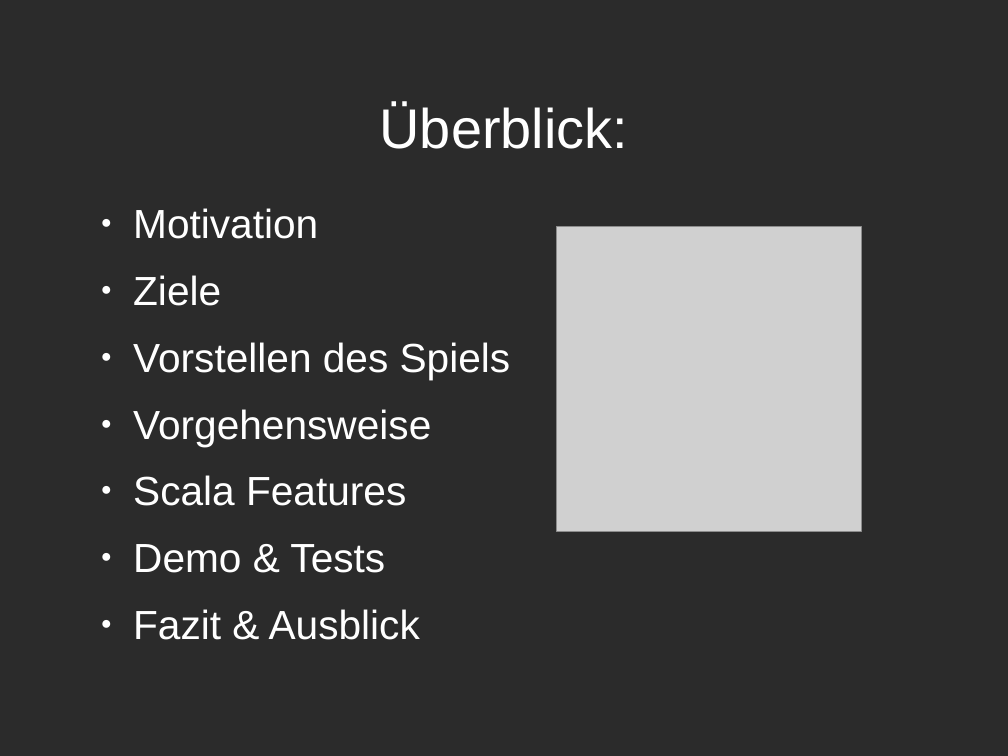
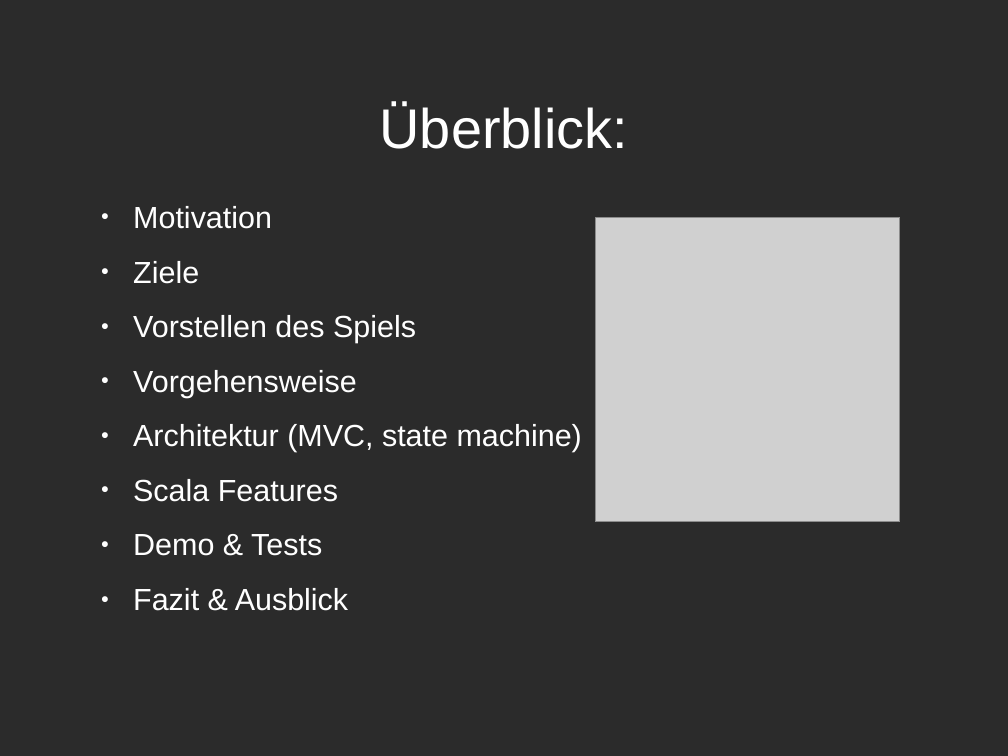
Before and after one commit to Jaykhum/dicewar, a slide deck: slide 2 of doc/Dicewars.odp. Drawn at 1008x756 pixels with LibreOffice and Linux fonts; fonts in the diff are those of the drawing; grey boxes stand for pictures; background and template pictures are left out; a plain dark background stands for a picture behind light text. Boxes give left, top, right and bottom in pixels: in the first picture for what was removed or moved away, otherwise in the second. Text is boxed around its words. In the diff, an @@ line names an element or a change of style, - is before the commit and + after.

```diff
--- a/doc/Dicewars.odp
+++ b/doc/Dicewars.odp
@@ text at <box>133,206,416,611</box>: size 32 to 24 pt in "Motivation", "Ziele", "Vorstellen des Spiels", "Vorgehensweise" and 3 more places @@
@@ picture: place and size @@
-picture at <box>557,227,862,531</box>
+picture at <box>595,218,900,522</box>
@@ text at <box>133,424,582,452</box>: paragraph added @@
+● Architektur (MVC, state machine)
```
Also in this commit, not shown: 11 other slides changed, 4 slides added, 12 other files.
